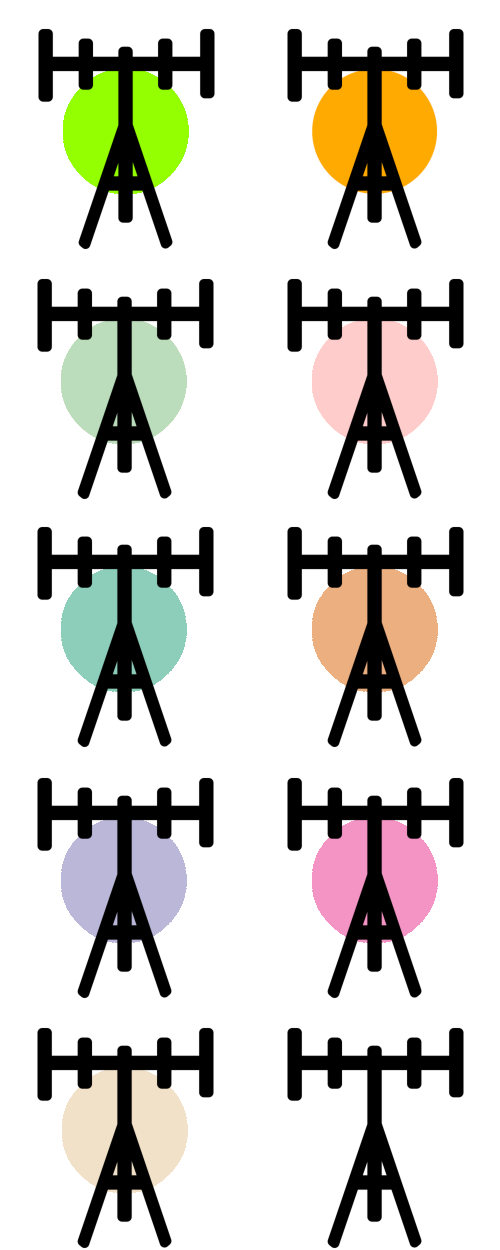
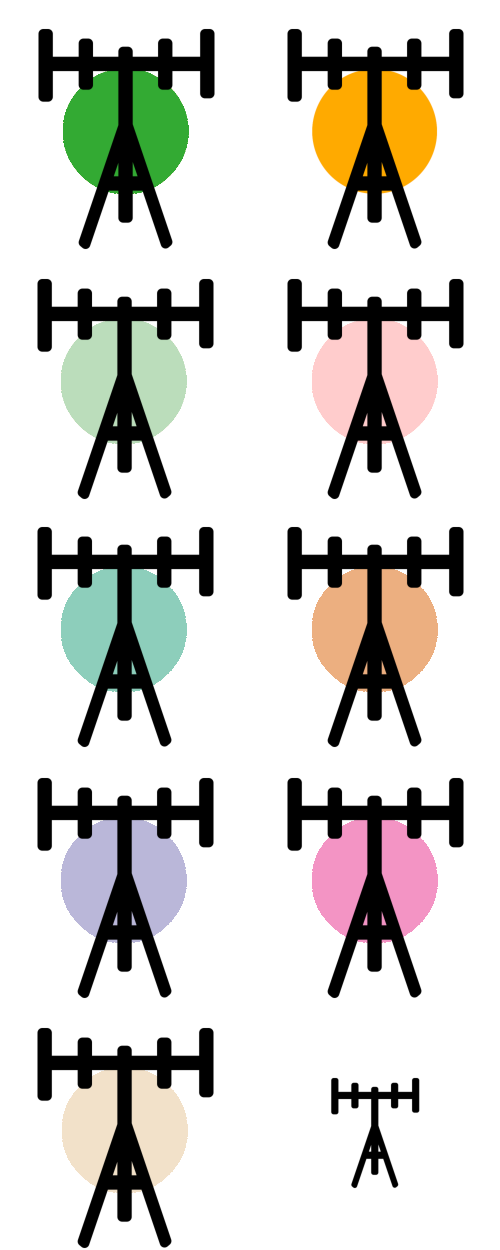
Comparing the layer stacks of the two 500×1250 images. Changes:
painted on "antenna config #2" over [63, 70, 189, 194]
renamed "Station" to "smal", painted on it over [287, 1027, 464, 1249]
